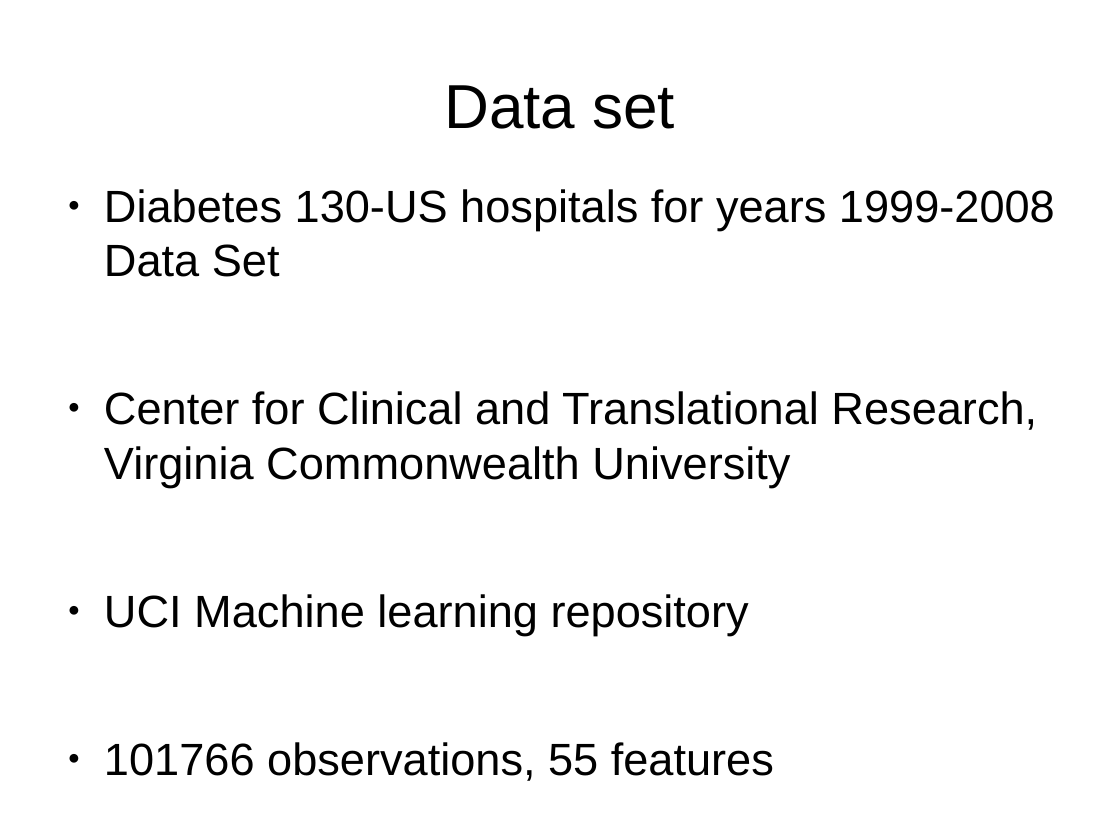
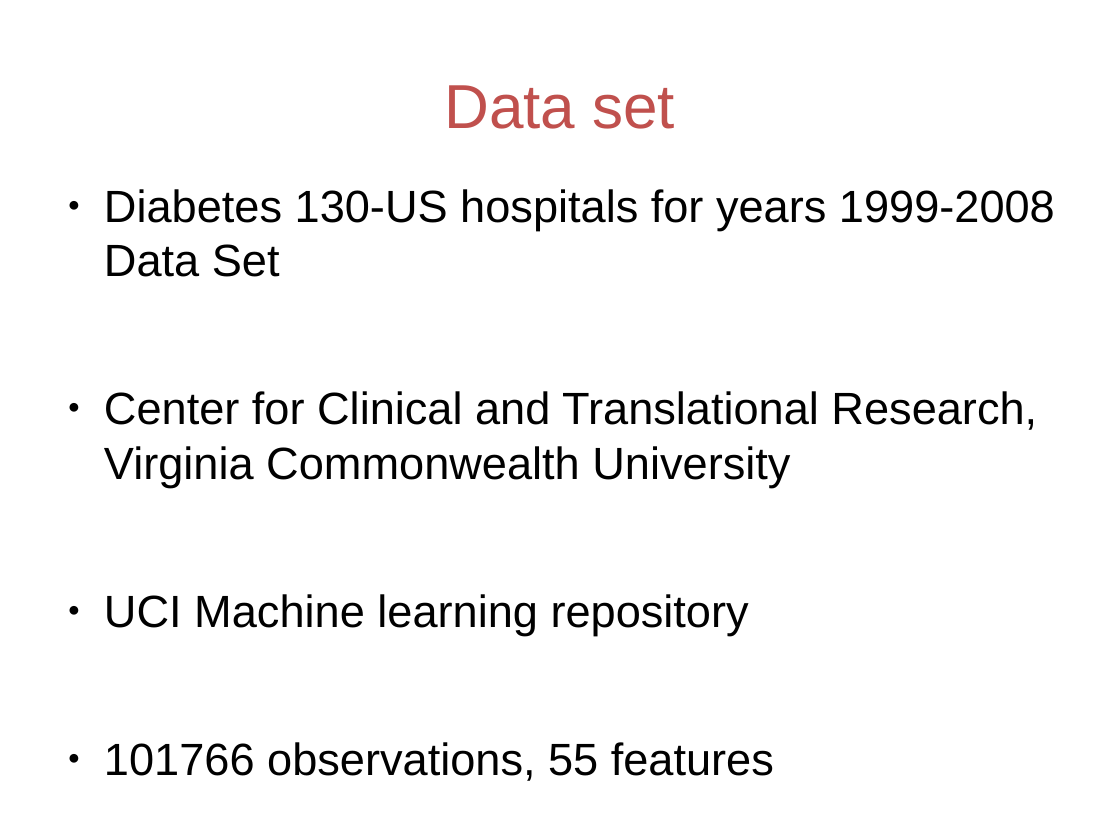
Before and after one commit to Anushi/hospital_readmissions, a slide deck: slide 4 of Project_presentation_Anushi.pptx. Drawn at 1120x840 pixels with LibreOffice and Linux fonts; fonts in the diff are those of the drawing. Boxes give left, top, right and bottom in pixels: in the first picture for what was removed or moved away, otherwise in the second. Text is boxed around its words. In the diff, an @@ line names an element or a change of style, - is before the commit and + after.

```diff
--- a/Project_presentation_Anushi.pptx
+++ b/Project_presentation_Anushi.pptx
@@ title "Data set" at <box>444,85,675,129</box>: text colour #000000 to #C0504D @@
```
Also in this commit, not shown: 7 other slides changed, 3 slides added, 1 slide removed, 2 other files.
